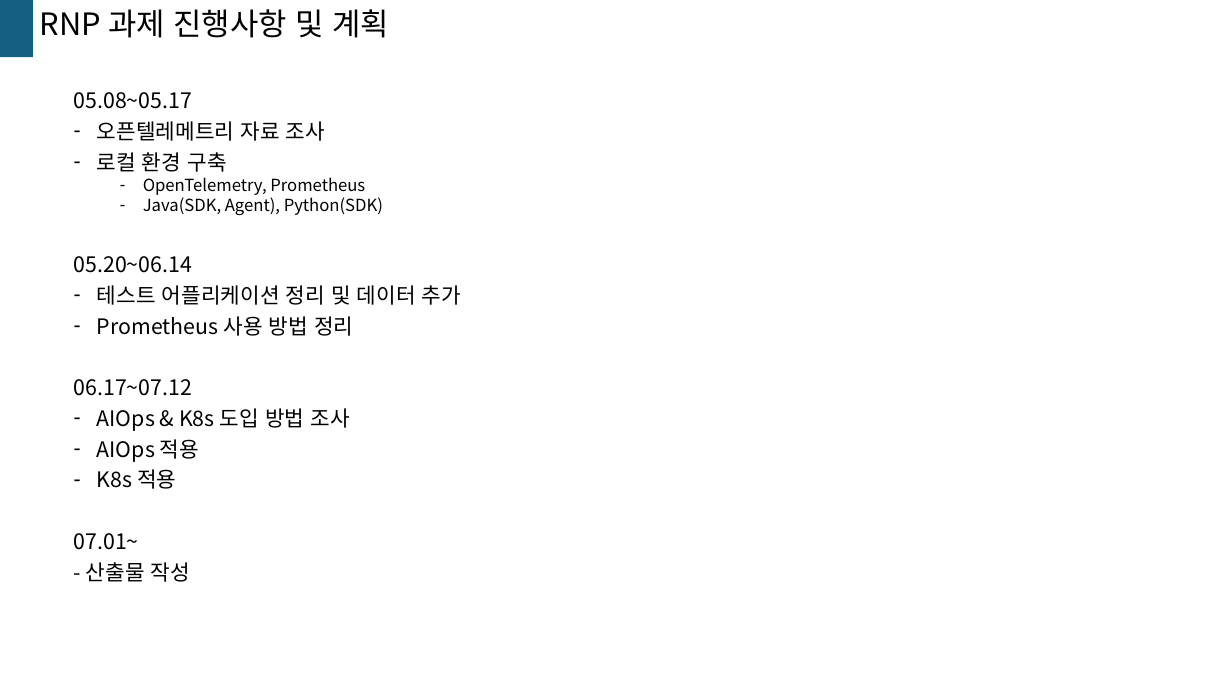
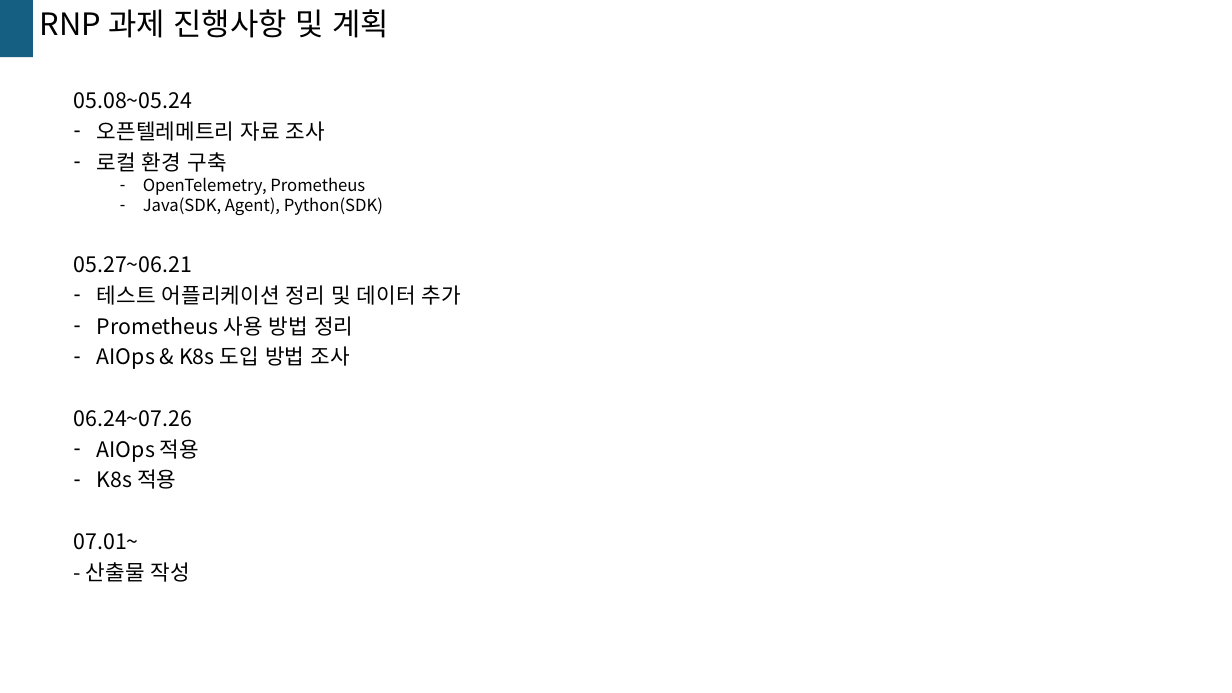
Before and after one commit to kkimsungchul/otel, a slide deck: slide 1 of [Otel]정리.pptx. Drawn at 1232x693 pixels with LibreOffice and Linux fonts; fonts in the diff are those of the drawing. Boxes give left, top, right and bottom in pixels: in the first picture for what was removed or moved away, otherwise in the second. Text is boxed around its words. In the diff, an @@ line names an element or a change of style, - is before the commit and + after.

```diff
--- a/[Otel]정리.pptx
+++ b/[Otel]정리.pptx
@@ text at (74, 92, 193, 109): text changed @@
-05.08~05.17
+05.08~05.24
@@ text at (74, 256, 193, 273): text changed @@
-05.20~06.14
+05.27~06.21
@@ text at (74, 379, 193, 396): paragraph removed @@
-06.17~07.12
@@ text at (74, 410, 193, 427): paragraph added @@
+06.24~07.26
```
Also in this commit, not shown: 5 other slides changed.
